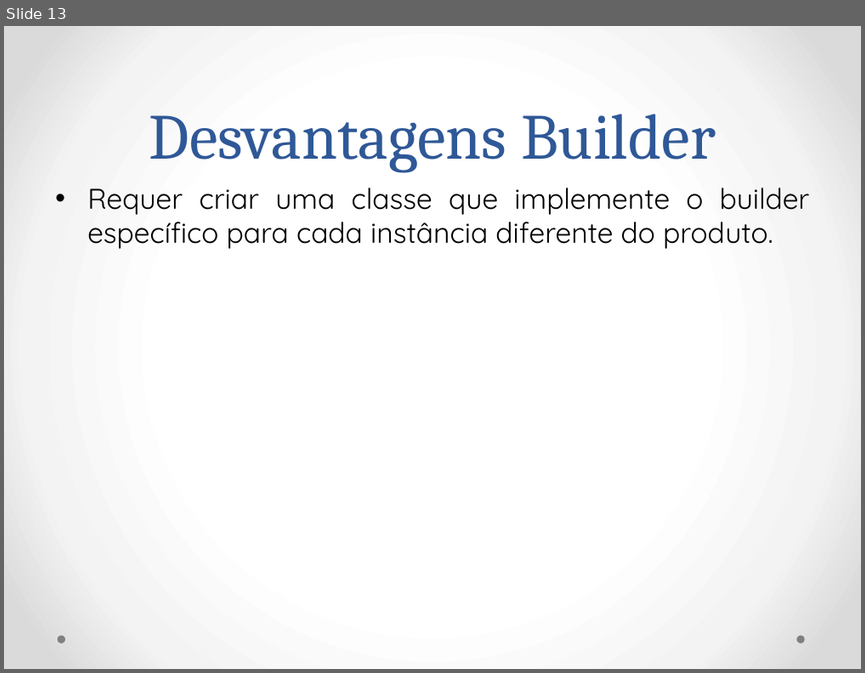
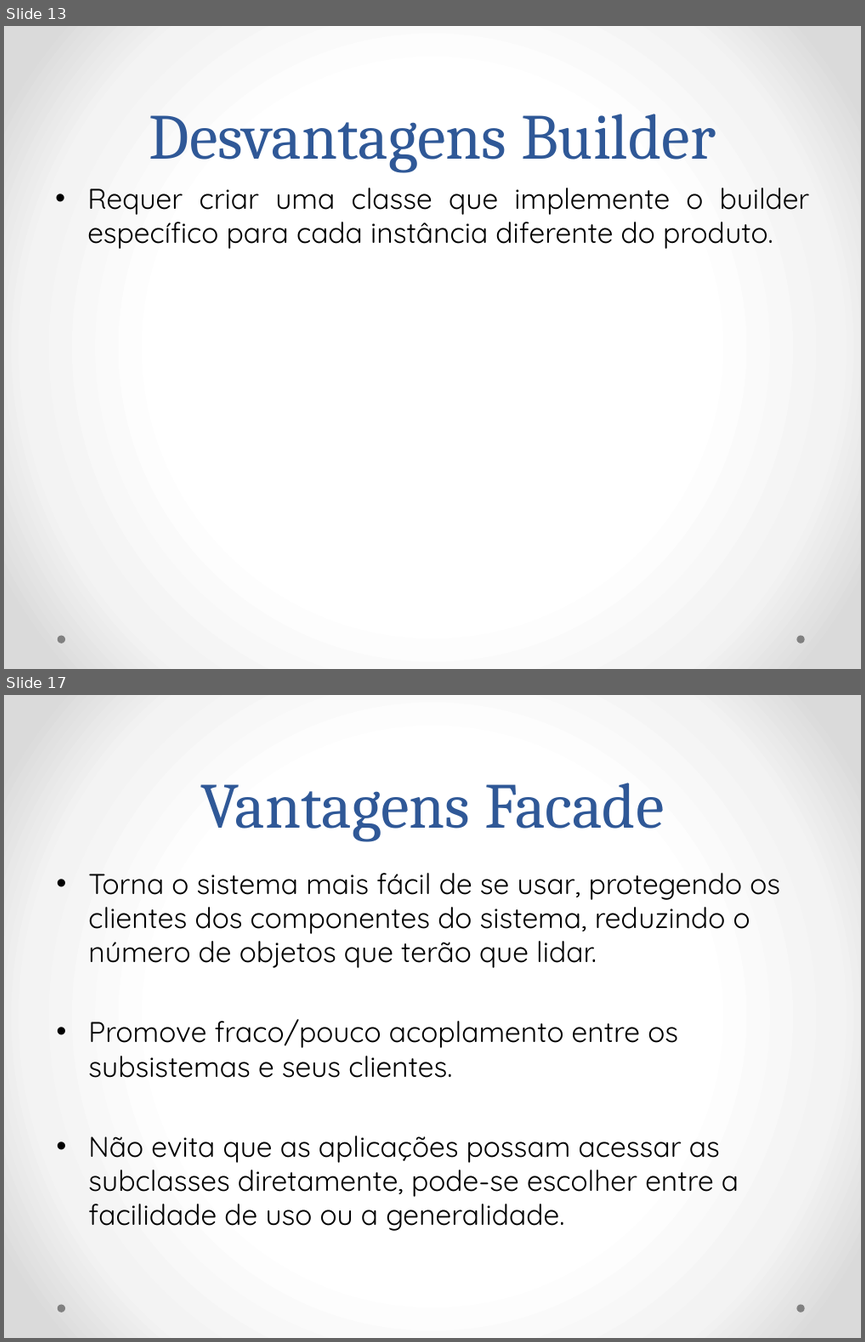
Before and after one commit to BrunoFelix/Restoran, a slide deck: Docs/Apresentação Padrões de Projetos.pptx. Shown one above the other, each under a label of ours: slide 13 before the commit, slides 13 and 17 after it; the slides between them are not shown. The pictures are 865x673 and 865x1342 pixels, drawn with LibreOffice and Linux fonts; fonts in the diff are those of the drawing. Boxes give left, top, right and bottom in pixels: in the first picture for what was removed or moved away, otherwise in the second. Text is boxed around its words. In the diff, an @@ line names an element or a change of style, - is before the commit and + after.

Commit message:
Facade (Aprensentação Padrões de Projeto)

```diff
--- a/Docs/Apresentação Padrões de Projetos.pptx
+++ b/Docs/Apresentação Padrões de Projetos.pptx
@@ slide 17 added at [4,695,861,1338], background gradient #FFFFFF to #F4F4F4 to #DADADA; not listed: 2 template elements that a slide beside it also shows @@
@@ title added at [200,783,664,841], 54 pt, text #2F5897 @@
+Vantagens Facade
@@ text added at [88,873,780,1231], 24 pt, text #000000 @@
+• Torna o sistema mais fácil de se usar, protegendo os clientes dos componentes do sistema, reduzindo o número de objetos que terão que lidar.
+• Promove fraco/pouco acoplamento entre os subsistemas e seus clientes.
+• Não evita que as aplicações possam acessar as subclasses diretamente, pode-se escolher entre a facilidade de uso ou a generalidade.
```
Also in this commit, not shown: 4 other slides added.
